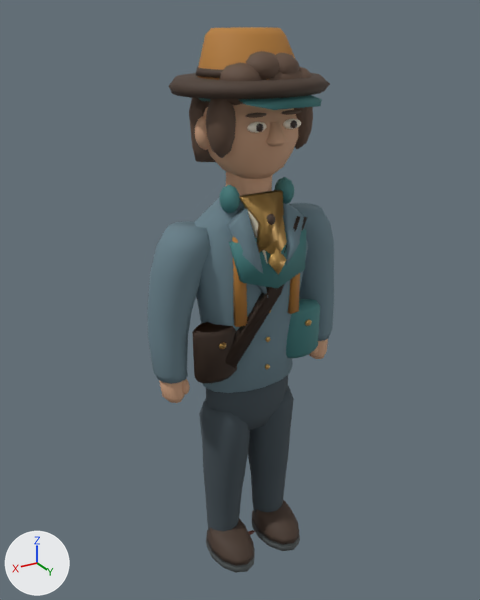
What one commit did to the glTF model assets/models/characters/studio_employee.glb.
Both versions are drawn from a 50 mm lens placed at (1.5, 2.43, 2.62), pointed at (0.02, -0.04, 1.38). Lighting does not change. The marker at lower left points along +X, +Y and +Z. The older version comes first.

Before the edit, the objects in view are built like this:
```python
me_costumefuturistic = bpy.data.meshes.new('CostumeFuturistic')
me_costumefuturistic.from_pydata(...)  # 18 vertices, 28 faces; spans x -0.188..0.187, y 0.15..0.249, z 1.54..1.754
# faces by material slot: [16, 12]
me_costumefuturistic.materials.append(mat_equipmentteal)  # dark cyan #3f7c7c
me_costumefuturistic.materials.append(mat_brass)  # orange #c09957
me_roleeditor = bpy.data.meshes.new('RoleEditor')
me_roleeditor.from_pydata(...)  # 140 vertices, 272 faces; spans x -0.179..0.179, y 0.027..0.123, z 1.852..1.972
me_roleeditor.materials.append(mat_equipmentteal)  # dark cyan #3f7c7c
me_roletechnician = bpy.data.meshes.new('RoleTechnician')
me_roletechnician.from_pydata(...)  # 134 vertices, 252 faces; spans x -0.168..0.339, y 0.03..0.184, z 1.1..1.78
# faces by material slot: [116, 136]
me_roletechnician.materials.append(mat_equipmentochre)  # orange #b57c35
me_roletechnician.materials.append(mat_brass)  # orange #c09957
ob_costumefuturistic = bpy.data.objects.new('CostumeFuturistic', me_costumefuturistic)
ob_costumefuturistic.location = (0.0, 0.0, 0.0)
ob_roleeditor = bpy.data.objects.new('RoleEditor', me_roleeditor)
ob_roleeditor.location = (0.0, 0.0, 0.0)
ob_roletechnician = bpy.data.objects.new('RoleTechnician', me_roletechnician)
ob_roletechnician.location = (0.0, 0.0, 0.0)
# also in view: 'Face' at (0.0, 0.04, 2.19); 'RoleDirector' at (0.0, 0.07, 2.38); 'Hair1' at (0.0, -0.03, 2.25); 'RoleWriter' at (0.06, 0.13, 1.46); 'WardrobeBody' at (0.0, 0.04, 1.04)
```
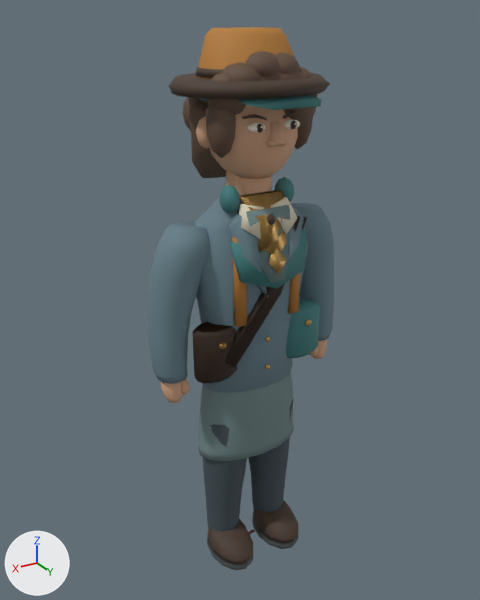
Commit message: Refine employee faces, hair and wardrobe

Scene script edits in JSON lines:
```json
{"op": "add", "block": "mat_knittrim", "code": ["mat_knittrim = principled_material('KnitTrim')", "mat_knittrim.base_color = (0.16, 0.235, 0.235)  # greyish cyan #6f8585", "mat_knittrim.roughness = 0.95"]}
{"op": "add", "block": "me_wardrobeskirt", "code": ["me_wardrobeskirt = bpy.data.meshes.new('WardrobeSkirt')", "me_wardrobeskirt.from_pydata(...)  # 80 vertices, 156 faces; spans x -0.272..0.272, y -0.163..0.163, z 0.625..1.039", "me_wardrobeskirt.materials.append(mat_knittrim)  # greyish cyan #6f8585"]}
{"op": "add", "block": "me_hair5", "code": ["me_hair5 = bpy.data.meshes.new('Hair5')", "me_hair5.from_pydata(...)  # 294 vertices, 572 faces; spans x -0.245..0.248, y -0.215..0.195, z 1.957..2.461", "me_hair5.materials.append(mat_hair)  # brown #614b3c"]}
{"op": "add", "block": "me_hair3", "code": ["me_hair3 = bpy.data.meshes.new('Hair3')", "me_hair3.from_pydata(...)  # 230 vertices, 448 faces; spans x -0.236..0.221, y -0.311..0.223, z 2.11..2.437", "me_hair3.materials.append(mat_hair)  # brown #614b3c"]}
{"op": "add", "block": "me_collarfold", "code": ["me_collarfold = bpy.data.meshes.new('CollarFold')", "me_collarfold.from_pydata(...)  # 16 vertices, 24 faces; spans x -0.14..0.14, y 0.11..0.206, z 1.762..1.9", "me_collarfold.materials.append(mat_cotton)  # pale yellow #ddd4bd"]}
{"op": "add", "block": "me_collarcrew", "code": ["me_collarcrew = bpy.data.meshes.new('CollarCrew')", "me_collarcrew.from_pydata(...)  # 12 vertices, 20 faces; spans x -0.104..0.104, y 0.131..0.243, z 1.573..1.872", "me_collarcrew.materials.append(mat_knittrim)  # greyish cyan #6f8585"]}
{"op": "add", "block": "ob_wardrobeskirt", "code": ["ob_wardrobeskirt = bpy.data.objects.new('WardrobeSkirt', me_wardrobeskirt)", "ob_wardrobeskirt.location = (0.0, 0.0, 0.0)"]}
{"op": "add", "block": "ob_hair5", "code": ["ob_hair5 = bpy.data.objects.new('Hair5', me_hair5)", "ob_hair5.location = (0.0, 0.0, 0.0)"]}
{"op": "add", "block": "ob_hair3", "code": ["ob_hair3 = bpy.data.objects.new('Hair3', me_hair3)", "ob_hair3.location = (0.0, 0.0, 0.0)"]}
{"op": "add", "block": "ob_collarfold", "code": ["ob_collarfold = bpy.data.objects.new('CollarFold', me_collarfold)", "ob_collarfold.location = (0.0, 0.0, 0.0)"]}
{"op": "add", "block": "ob_collarcrew", "code": ["ob_collarcrew = bpy.data.objects.new('CollarCrew', me_collarcrew)", "ob_collarcrew.location = (0.0, 0.0, 0.0)"]}
```

Changed parts and their boxes [x1, y1, x2, y2] in the pictures (480 x 600 px):
```json
{"object": "WardrobeSkirt", "change": "added", "after": [199, 371, 294, 461]}
{"object": "Hair5", "change": "added", "after": [191, 73, 318, 178]}
{"object": "CollarCrew", "change": "added", "after": [246, 205, 292, 283]}
{"object": "CollarFold", "change": "added", "after": [239, 196, 297, 239], "on screen": "pale yellow"}
{"object": "Hair3", "change": "added", "after": [182, 97, 192, 131], "on screen": "mostly hidden"}
```
